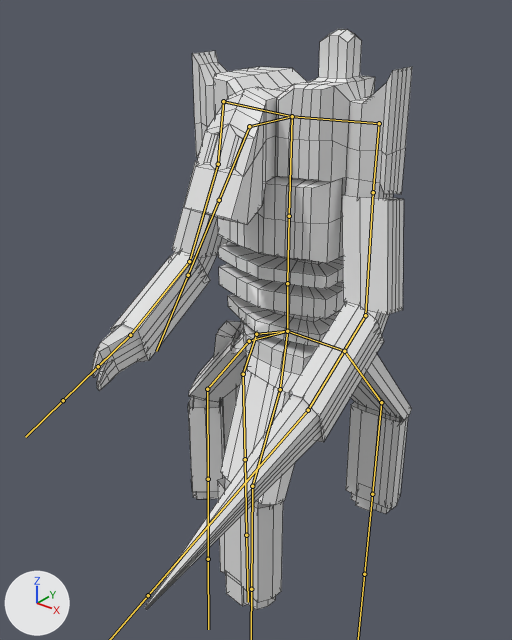
Two versions of the FBX model Assets/Models/GuardBot1.fbx, one commit apart.
Both versions are drawn from a 50 mm camera at (2.85, -4.08, 4.41) aimed at (0.03, -0.56, 2.22). Every picture has the same lights, and +X, +Y and +Z are marked at lower left. Both versions are drawn at frame 33 of the action 'Armature|RobotPatrol'; the numbers are the values there. The bones that bend it are drawn over the model as lines. Mesh edges are drawn as thin lines.

The first picture shows 'Robot'.
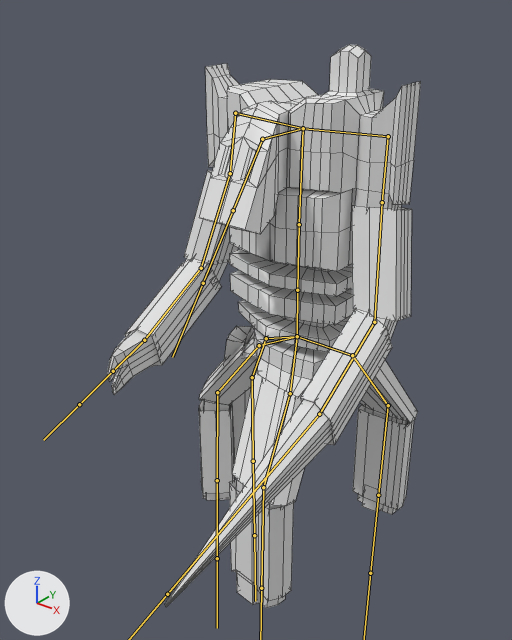
Edits to the bpy script that builds the scene:
```text
Change bone_defaultbone:
    where bone_defaultbone = bpy.data.objects['Armature'].pose.bones['DefaultBone']
    bone_defaultbone.location: (0.11, -0.12, 0.01) -> (0.0, 0.0, 0.0)
```

What differs and where, as boxes (x1, y1, x2, y2) in the pictures (512 x 640 px):
'Robot', posed
    before: (91, 29, 412, 610)
    after: (107, 45, 421, 608)
bone 'DefaultBone', root to tip
    before: (287, 331) to (288, 330)
    after: (297, 336) to (297, 336)
